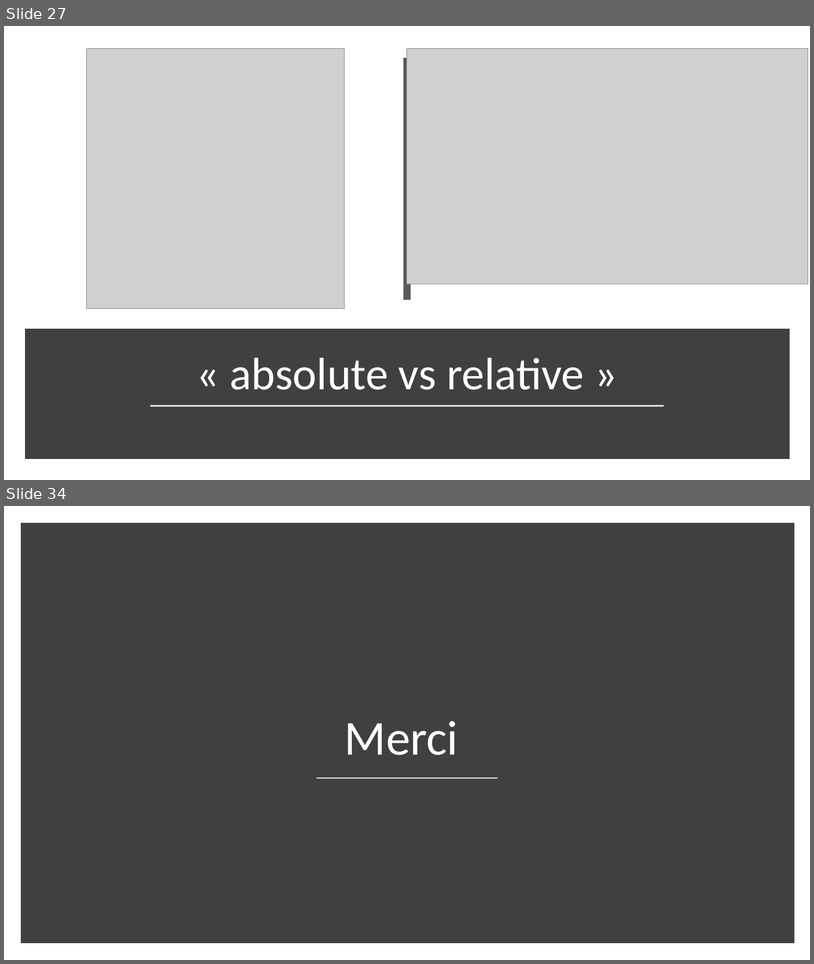
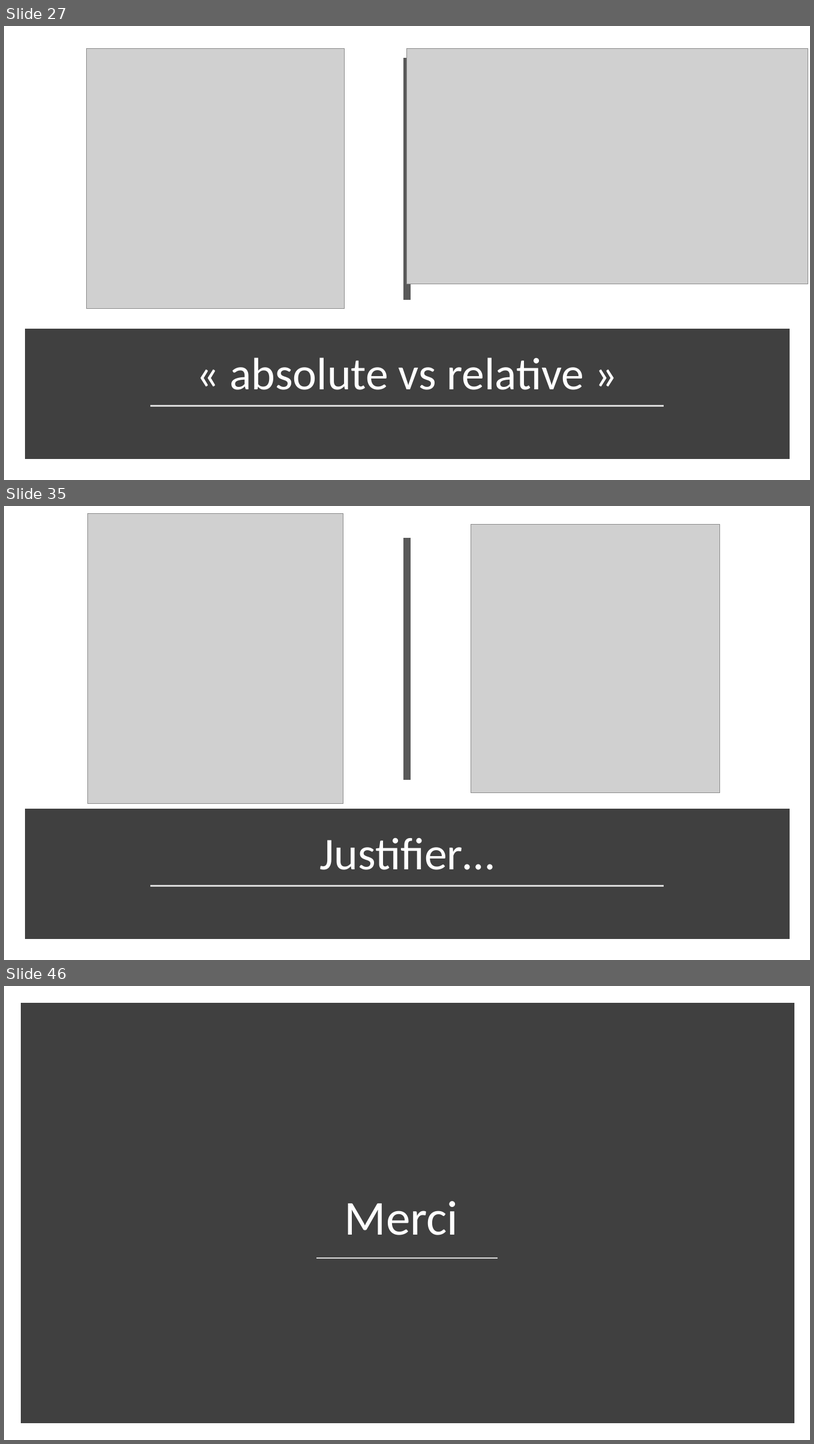
Before and after one commit to fragmatyc/SAAQ, a slide deck: CSS/1. Présentation/Cours CSS - v1.0.pptx. Shown one above the other, each under a label of ours: slides 27 and 34 before the commit, slides 27, 35 and 46 after it; the slides between them are not shown. The pictures are 814x964 and 814x1444 pixels, drawn with LibreOffice and Linux fonts; fonts in the diff are those of the drawing; grey boxes stand for pictures. Boxes give left, top, right and bottom in pixels: in the first picture for what was removed or moved away, otherwise in the second. Text is boxed around its words. In the diff, an @@ line names an element or a change of style, - is before the commit and + after.

```diff
--- a/CSS/1. Présentation/Cours CSS - v1.0.pptx
+++ b/CSS/1. Présentation/Cours CSS - v1.0.pptx
@@ slide 35 added at [4,506,810,960], background #FFFFFF @@
@@ picture added at [88,514,344,804] @@
@@ line added from (408, 537) to (408, 780), #595959 8 pt @@
@@ picture added at [471,524,720,793] @@
@@ rectangle added at [29,813,786,935], fill #404040, outline #404040 10 pt @@
@@ title added at [320,837,495,870], 54 pt, text #FFFFFF @@
+Justifier…
@@ line added from (150, 886) to (665, 886), #D9D9D9 1.75 pt @@
@@ what was slide 34 is now slide 46 @@
```
Also in this commit, not shown: 4 slides changed, 15 other slides added, 4 slides removed, 6 other files.
